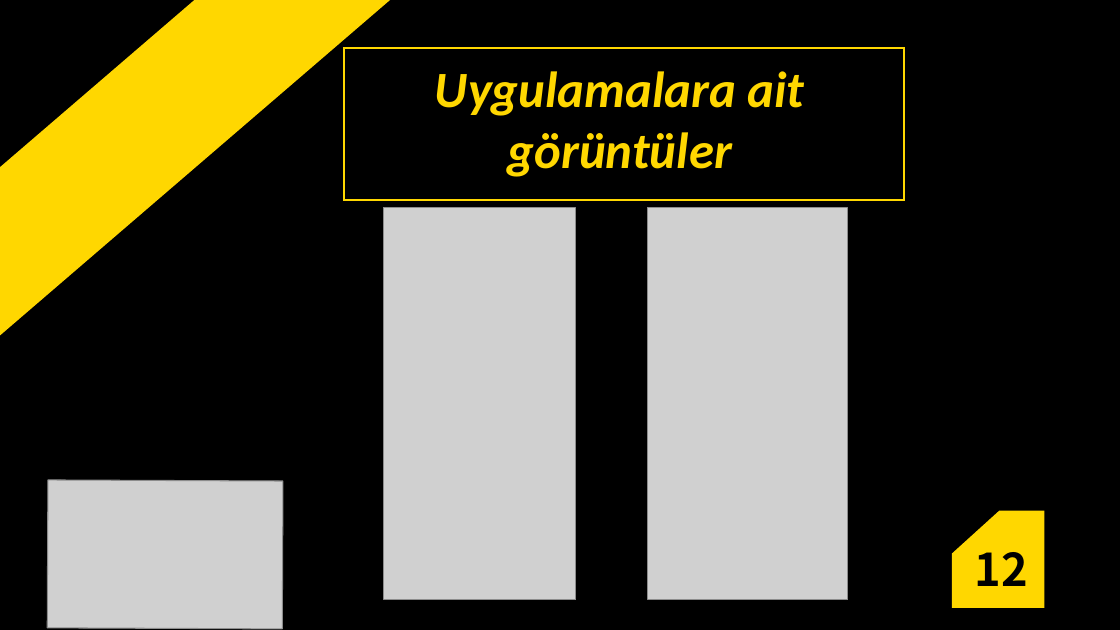
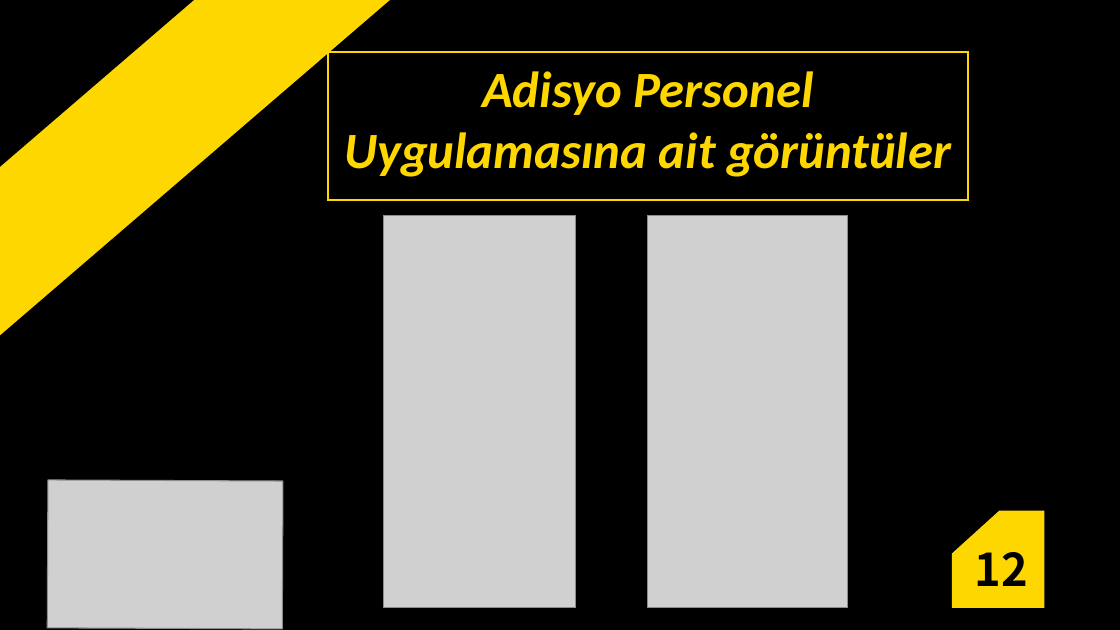
Before and after one commit to berkayemreb/TEZ_Ogrenci-Isleri, a slide deck: slide 12 of OgrenciIsleri.odp. Drawn at 1120x630 pixels with LibreOffice and Linux fonts; fonts in the diff are those of the drawing; grey boxes stand for pictures. Boxes give left, top, right and bottom in pixels: in the first picture for what was removed or moved away, otherwise in the second. Text is boxed around its words. In the diff, an @@ line names an element or a change of style, - is before the commit and + after.

```diff
--- a/OgrenciIsleri.odp
+++ b/OgrenciIsleri.odp
@@ rectangle: place and size @@
-rectangle at <box>345,48,905,200</box>
+rectangle at <box>328,52,969,200</box>
@@ text at <box>344,71,951,177</box>: text changed @@
-Uygulamalara ait görüntüler
+Adisyo Personel Uygulamasına ait görüntüler
@@ picture: place and size @@
-picture at <box>384,208,576,601</box>
+picture at <box>384,216,576,609</box>
@@ picture: place and size @@
-picture at <box>648,208,849,601</box>
+picture at <box>648,216,849,609</box>
```
Also in this commit, not shown: 14 other slides changed, 2 slides added, 2 slides removed, 2 other files.
